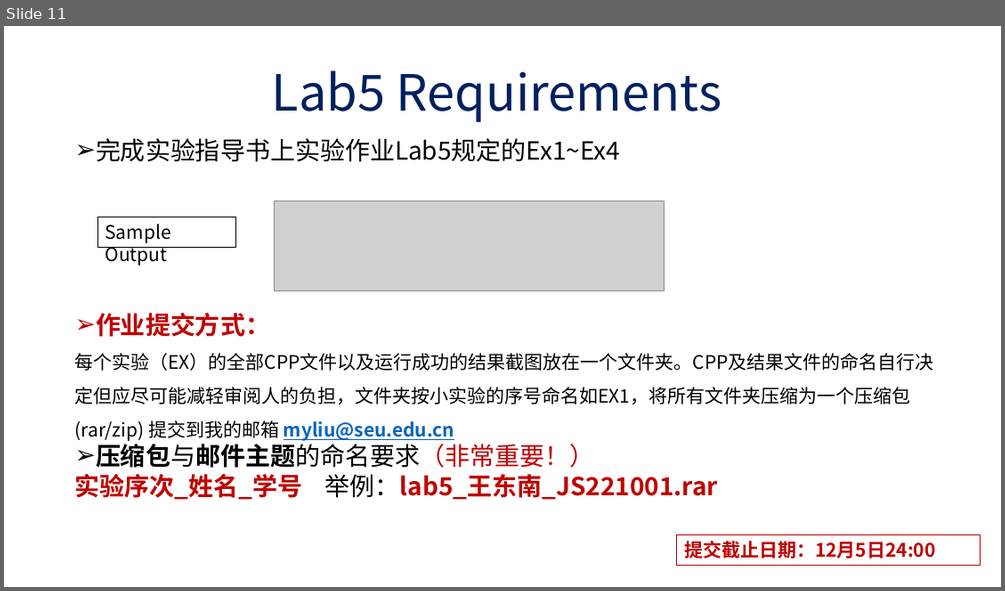
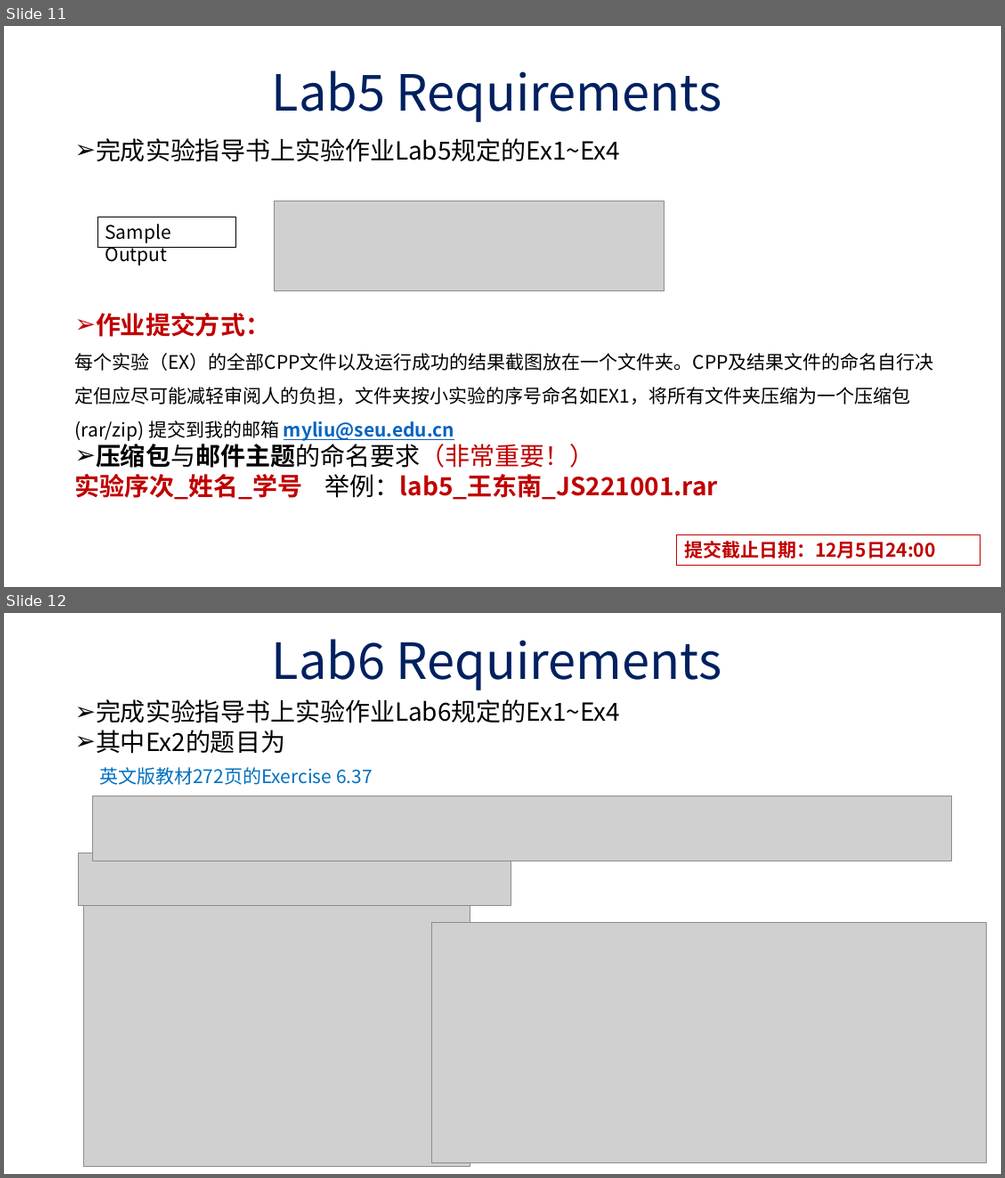
Before and after one commit to liu-mengyang/cppTA-2021fall, a slide deck: labs requirements.pptx. Shown one above the other, each under a label of ours: slide 11 before the commit, slides 11 and 12 after it. The pictures are 1005x591 and 1005x1178 pixels, drawn with LibreOffice and Linux fonts; fonts in the diff are those of the drawing; grey boxes stand for pictures. Boxes give left, top, right and bottom in pixels: in the first picture for what was removed or moved away, otherwise in the second. Text is boxed around its words. In the diff, an @@ line names an element or a change of style, - is before the commit and + after.

```diff
--- a/labs requirements.pptx
+++ b/labs requirements.pptx
@@ slide 12 added at [4, 613, 1001, 1174], background #FFFFFF @@
@@ text added at [272, 639, 722, 690], 48 pt, text #002060 @@
+Lab6 Requirements
@@ text added at [96, 699, 620, 754], 24 pt, text #000000 @@
+➢ 完成实验指导书上实验作业Lab6规定的Ex1~Ex4
+➢ 其中Ex2的题目为
@@ text added at [99, 767, 372, 785], 18 pt, text #0070C0 @@
+英文版教材272页的Exercise 6.37
@@ picture added at [92, 796, 952, 861] @@
@@ picture added at [79, 852, 511, 906] @@
@@ picture added at [83, 906, 470, 1166] @@
@@ picture added at [432, 922, 987, 1162] @@
```
Also in this commit, not shown: 1 other slide added, 5 other files.
